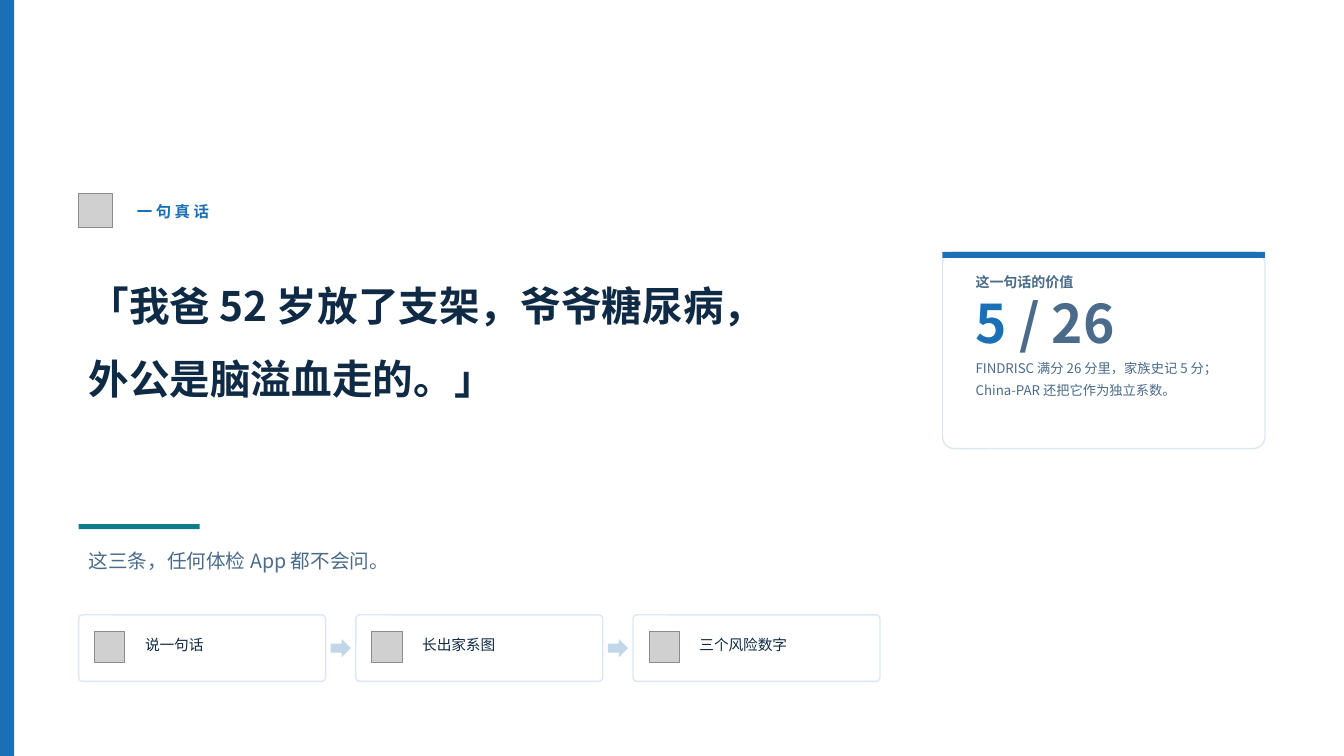
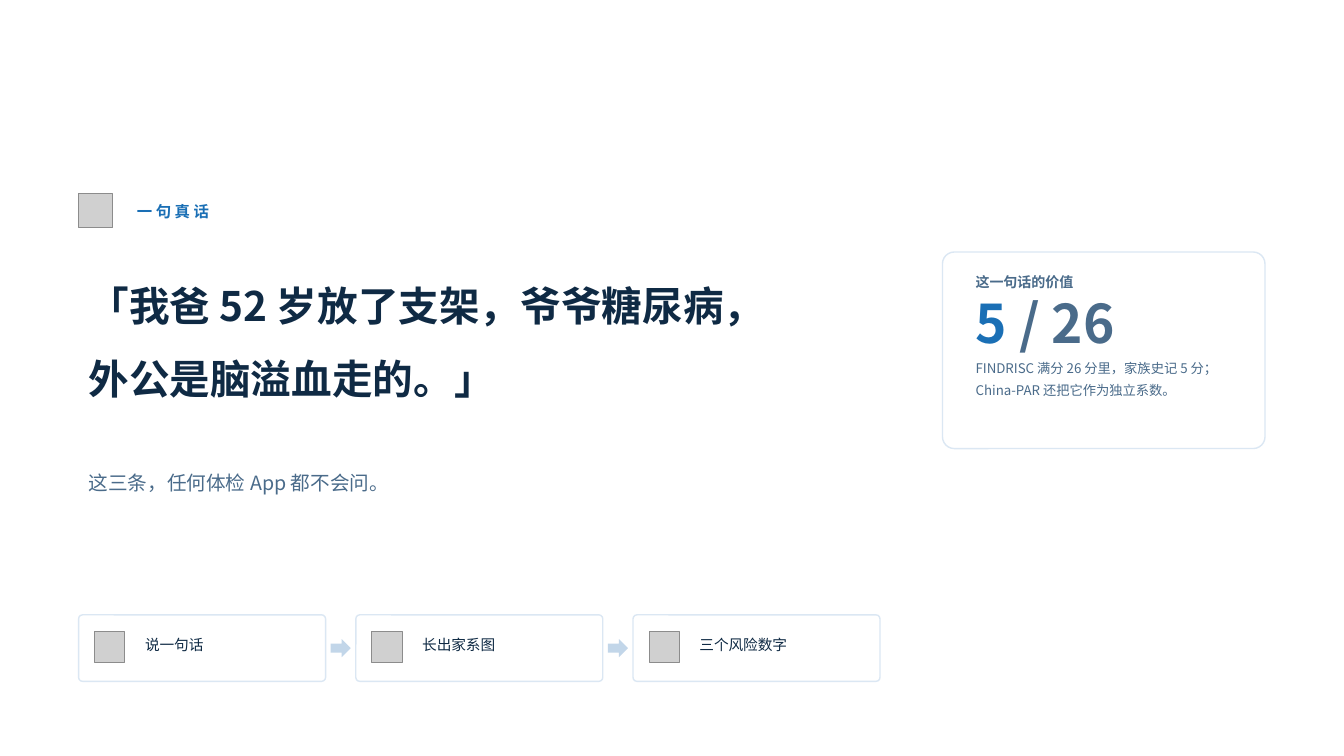
Before and after one commit to NimuStudio/jiaxi, a slide deck: slide 4 of deliverables/家系-答辩-v2.pptx. Drawn at 1344x756 pixels with LibreOffice and Linux fonts; fonts in the diff are those of the drawing; grey boxes stand for pictures; background and template pictures are left out. Boxes give left, top, right and bottom in pixels: in the first picture for what was removed or moved away, otherwise in the second. Text is boxed around its words. In the diff, an @@ line names an element or a change of style, - is before the commit and + after.

```diff
--- a/deliverables/家系-答辩-v2.pptx
+++ b/deliverables/家系-答辩-v2.pptx
@@ rectangle removed at (x1=0, y1=0, x2=14, y2=756) @@
@@ rectangle removed at (x1=943, y1=252, x2=1265, y2=258) @@
@@ text "这三条，任何体检 App 都不会问。" moved from (x1=88, y1=551, x2=389, y2=573) to (x1=88, y1=473, x2=389, y2=495) @@
@@ rectangle removed at (x1=79, y1=524, x2=200, y2=529) @@
```
Also in this commit, not shown: 18 other slides changed, 1 other file.
